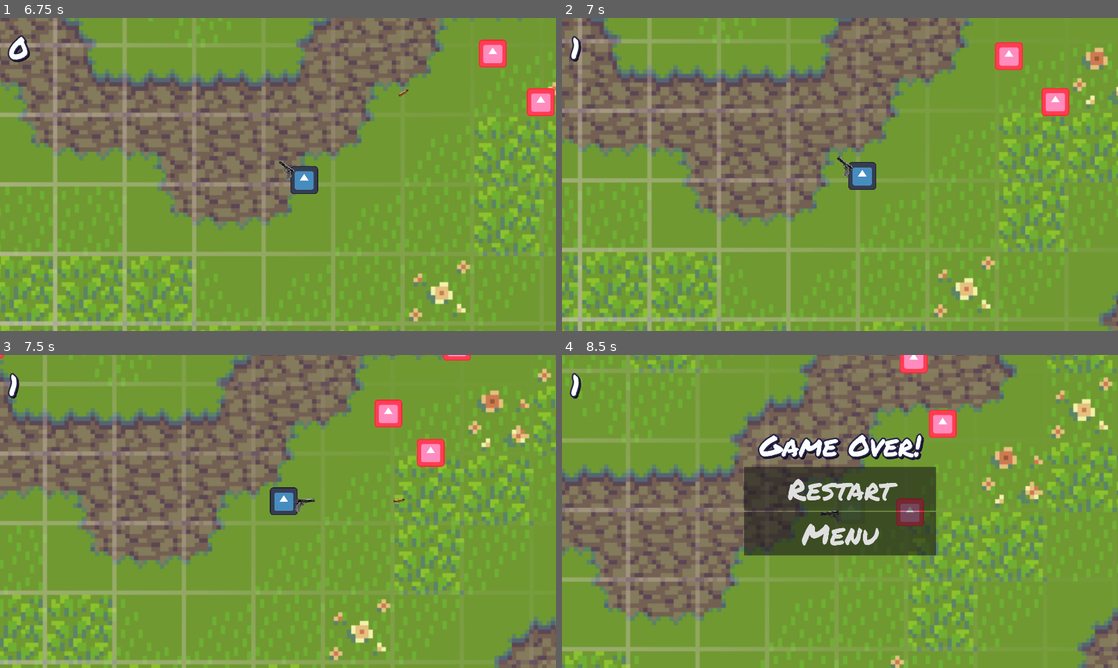
Above: before the commit, frames 1-4 (two rows, left to right).
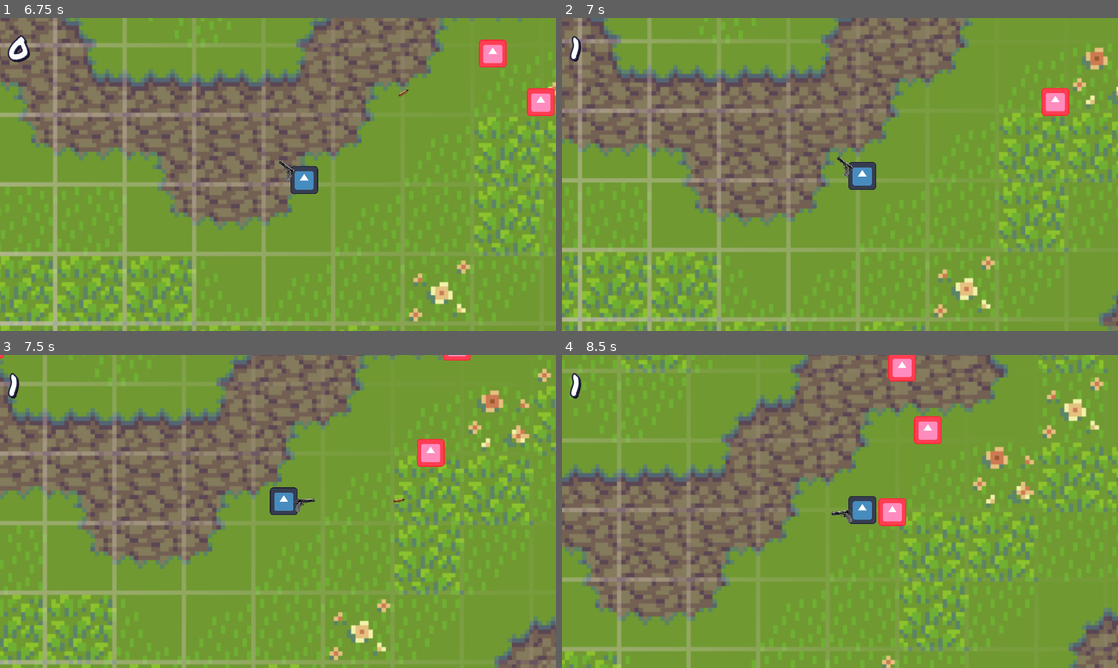
Above: after the commit, the same moments.

Repository: LaneMcMartin/NecromancerReloaded
Game: Godot game, scene res://Scenes/main_menu.tscn
Same seed, same stepped clock (60 frames per second), same inputs: the game is played once before the commit and once after it. The engine's default icon, where the game draws it, is replaced by a stand-in: a white triangle on a blue panel in a dark square. Sound files missing from this copy of the repository are replaced by a short silence.
Inputs (mouse positions are in pixels of both pictures, inside the frame that each line leads up to):
- Up to frame 1 (6.75 s): click "Start" at 0.5 s; move the mouse to (400, 158) at 1.27 s; press the mouse at (400, 158) at 1.28 s; hold D (Right) 1.28-2.03 s; move the mouse to (166, 190) at 2.02 s; release the mouse at (166, 190) at 2.03 s; hold S (Down) 2.03-2.78 s; tap Space (Space) every 1.5 s from 2.1 to 6.6 s; move the mouse to (333, 105) at 2.77 s; press the mouse at (333, 105) at 2.78 s; hold D (Right) 2.78-3.53 s; move the mouse to (250, 237) at 3.52 s; release the mouse at (250, 237) at 3.53 s; hold W (Up) 3.53-4.28 s; move the mouse to (444, 221) at 4.27 s; press the mouse at (444, 221) at 4.28 s; hold A (Left) 4.28-5.78 s; move the mouse to (111, 127) at 5.02 s; release the mouse at (111, 127) at 5.03 s; move the mouse to (305, 174) at 5.77 s; press the mouse at (305, 174) at 5.78 s; hold S (Down) 5.78-6.53 s; move the mouse to (194, 96) at 6.52 s; release the mouse at (194, 96) at 6.53 s; hold D (Right) from 6.53 s (still down)
- Up to frame 2 (7 s): keep holding D (Right)
- Up to frame 3 (7.5 s): move the mouse to (400, 495) at 7.27 s; release D (Right) at 7.28 s; press the mouse at (400, 495) at 7.28 s; hold W (Up) from 7.28 s (still down)
- Up to frame 4 (8.5 s): move the mouse to (728, 527) at 8.02 s; release W (Up) at 8.03 s; release the mouse at (728, 527) at 8.03 s; hold D (Right) from 8.03 s (still down); tap Space (Space) at 8.1 s

Frame 1 is identical in both runs. In frame 2, 0.4% of the frame differs, in the area x 77-83%, y 7-17%; in frame 3, 0.4%; in frame 4, 37%, in the area x 0-100%, y 0-100%.

Commit message:
Added groundwork for ranged enemy ("Distanced")

Diff:
--- a/Scenes/enemy.gd
+++ b/Scenes/enemy.gd
@@ -18,11 +18,15 @@
 func _physics_process(delta):
 	if Gamemanager.game_running:
 		match movement_type:
-			0: # Attract
+			0: # Attract - Move toward player
 				var velocity = global_position.direction_to(player.global_position)
 				position += (velocity * speed * delta)
-			1: # Distanced
-				pass
+			1: # Distanced - Move toward player but maintain a distance and shoot
+				var velocity = global_position.direction_to(player.global_position)
+				if global_position.distance_to(player.global_position) <= 500:
+					position += (velocity.orthogonal() * speed * delta)
+				else:
+					position += (velocity * speed * delta)
 			2: # Erratic
 				pass
 
@@ -32,8 +36,12 @@
 		#enemy_sound.play()
 		#await enemy_sound.finished
 		Gamemanager.current_score += 1
+		queue_free()
 
 func _on_body_entered(body):
 	queue_free()
 	if body.has_method("damage"):
 		body.damage(damage)
+
+func death():
+	pass
